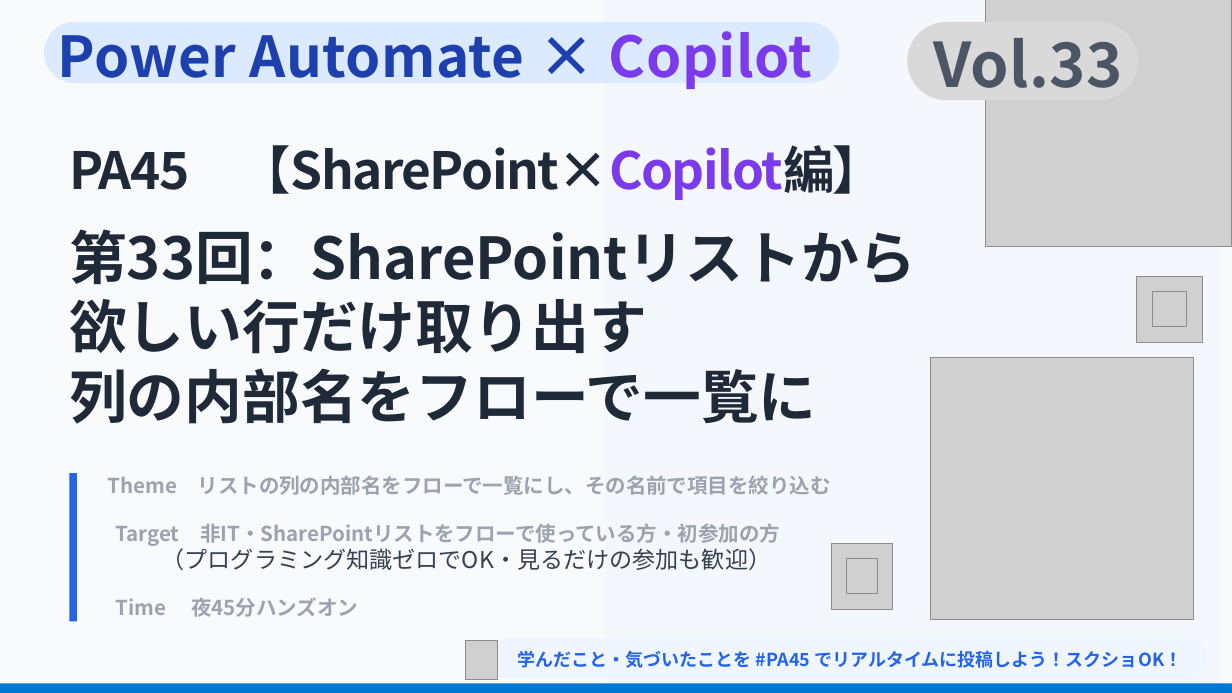
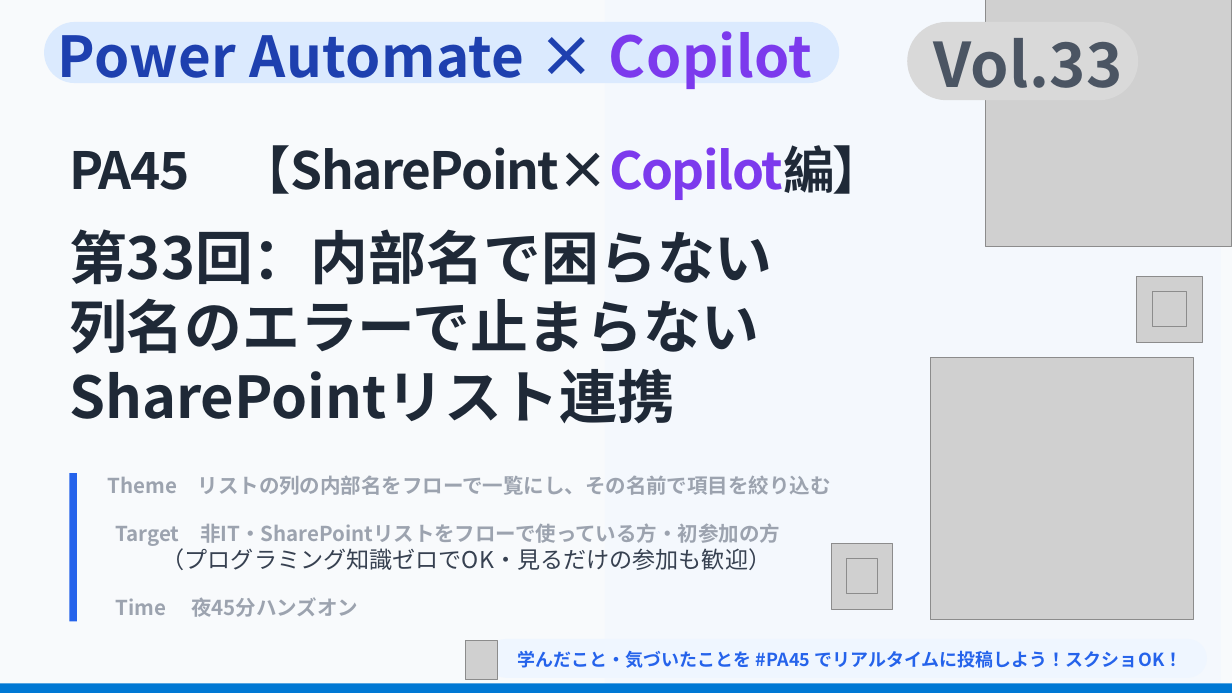
Before and after one commit to Haru-PowerPlatform/pa45, a slide deck: slide 2 of assets/connpass-eyecatch/P033_eyecatch_temp.pptx. Drawn at 1232x693 pixels with LibreOffice and Linux fonts; fonts in the diff are those of the drawing; grey boxes stand for pictures; background and template pictures are left out. Boxes give left, top, right and bottom in pixels: in the first picture for what was removed or moved away, otherwise in the second. Text is boxed around its words. In the diff, an @@ line names an element or a change of style, - is before the commit and + after.

```diff
--- a/assets/connpass-eyecatch/P033_eyecatch_temp.pptx
+++ b/assets/connpass-eyecatch/P033_eyecatch_temp.pptx
@@ text at (x1=69, y1=229, x2=773, y2=424): text changed @@
-第33回：SharePointリストから
-欲しい行だけ取り出す
-列の内部名をフローで一覧に
+第33回：内部名で困らない
+列名のエラーで止まらない
+SharePointリスト連携
```
Also in this commit, not shown: 2 other files.
